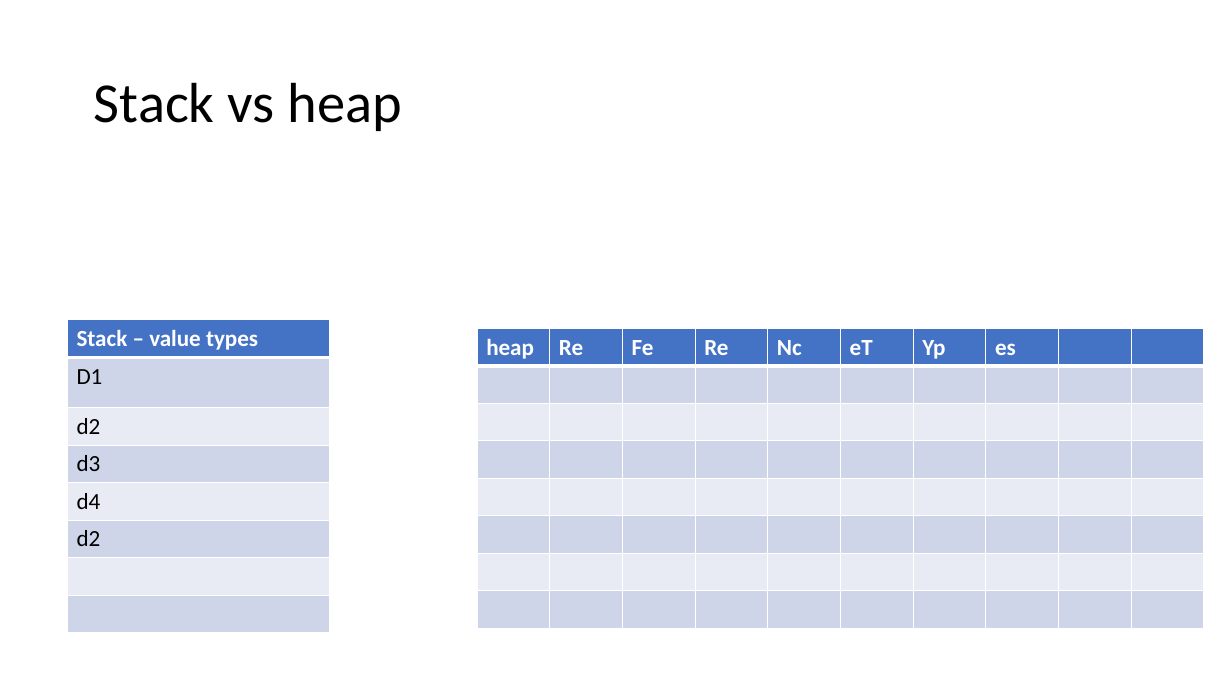
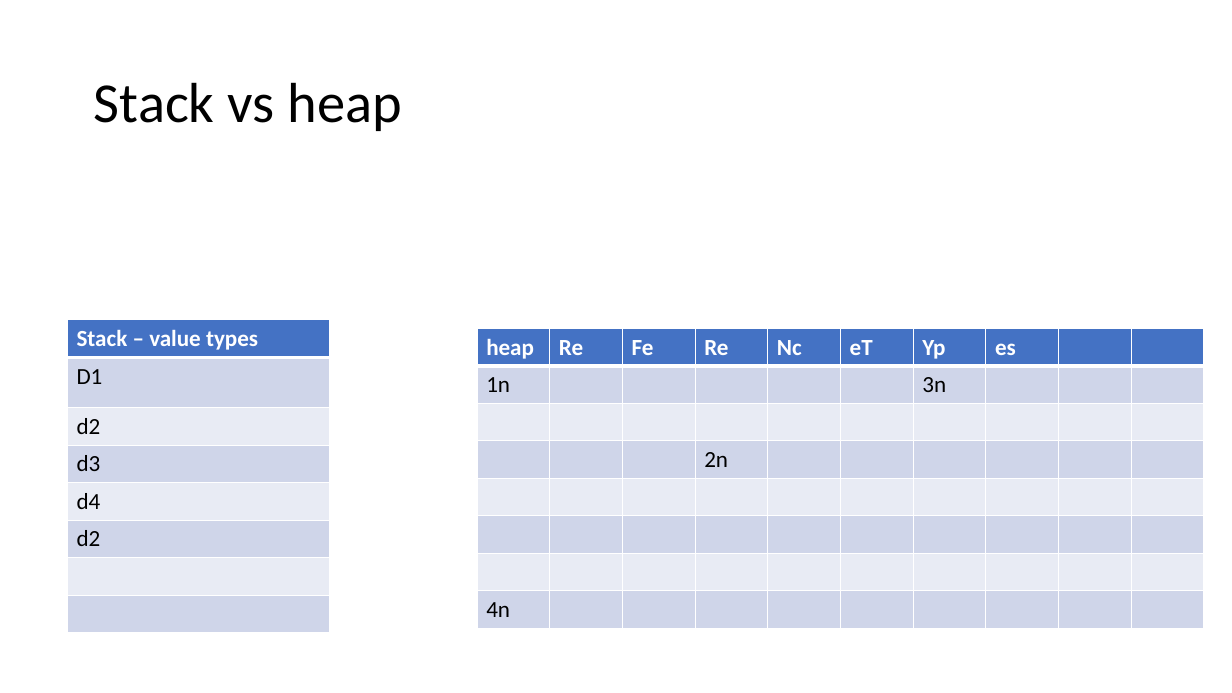
Before and after one commit to 221114-NET/trainer_code, a slide deck: slide 3 of resources/MarksDrawrings.pptx. Drawn at 1232x693 pixels with LibreOffice and Linux fonts; fonts in the diff are those of the drawing. Boxes give left, top, right and bottom in pixels: in the first picture for what was removed or moved away, otherwise in the second. Text is boxed around its words. In the diff, an @@ line names an element or a change of style, - is before the commit and + after.

```diff
--- a/resources/MarksDrawrings.pptx
+++ b/resources/MarksDrawrings.pptx
@@ table at box(477, 328, 1207, 624) @@
+row 2: 1n |  |  |  |  |  | 3n |  |  | 
+row 3:  |  |  |  |  |  |  |  |  | 
+row 4:  |  |  | 2n |  |  |  |  |  | 
-row 5:  |  |  |  |  |  |  |  |  | 
-row 6:  |  |  |  |  |  |  |  |  | 
-row 7:  |  |  |  |  |  |  |  |  | 
-row 8:  |  |  |  |  |  |  |  |  | 
+row 8: 4n |  |  |  |  |  |  |  |  | 
```
Also in this commit, not shown: 3 slides added.
